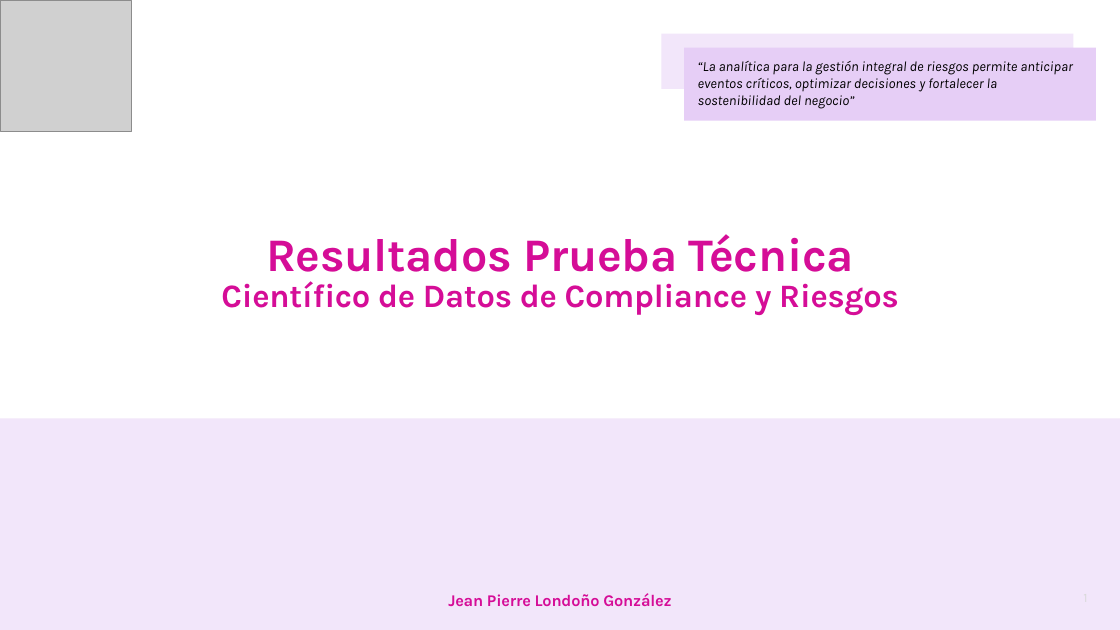
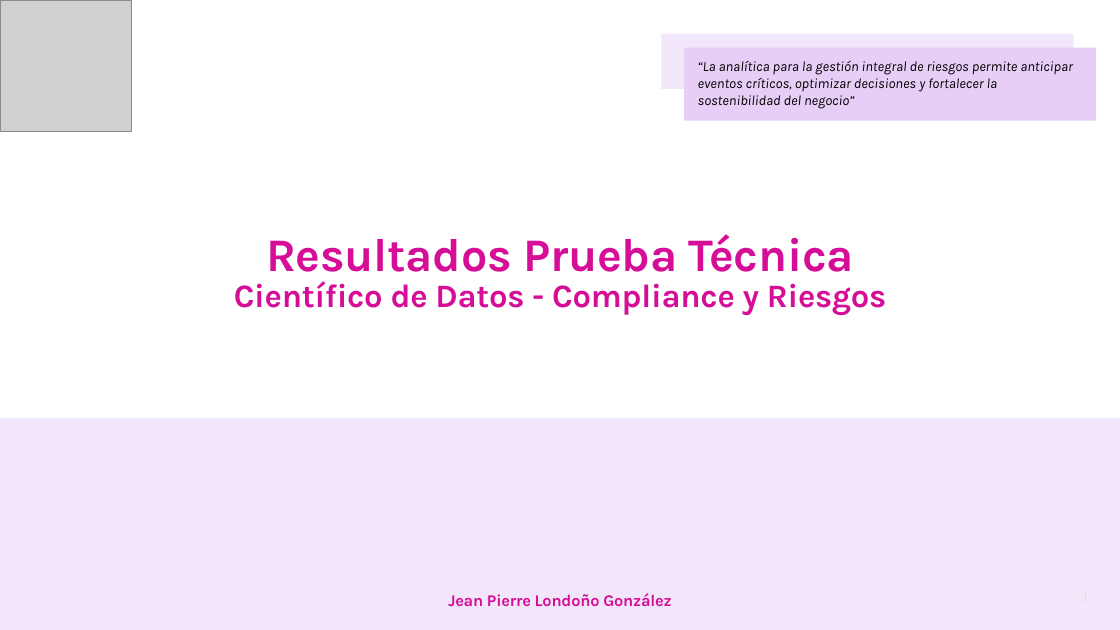
Before and after one commit to jepilogo97/nequi-ds-compliance-risk, a slide deck: slide 1 of files/Prueba_Cientifico_Datos_Compliance.pptx. Drawn at 1120x630 pixels with LibreOffice and Linux fonts; fonts in the diff are those of the drawing; grey boxes stand for pictures. Boxes give left, top, right and bottom in pixels: in the first picture for what was removed or moved away, otherwise in the second. Text is boxed around its words. In the diff, an @@ line names an element or a change of style, - is before the commit and + after.

```diff
--- a/files/Prueba_Cientifico_Datos_Compliance.pptx
+++ b/files/Prueba_Cientifico_Datos_Compliance.pptx
@@ text at box(234, 281, 886, 316): text changed @@
-Científico de Datos de Compliance y Riesgos
+Científico de Datos - Compliance y Riesgos
```
Also in this commit, not shown: 22 other files.
